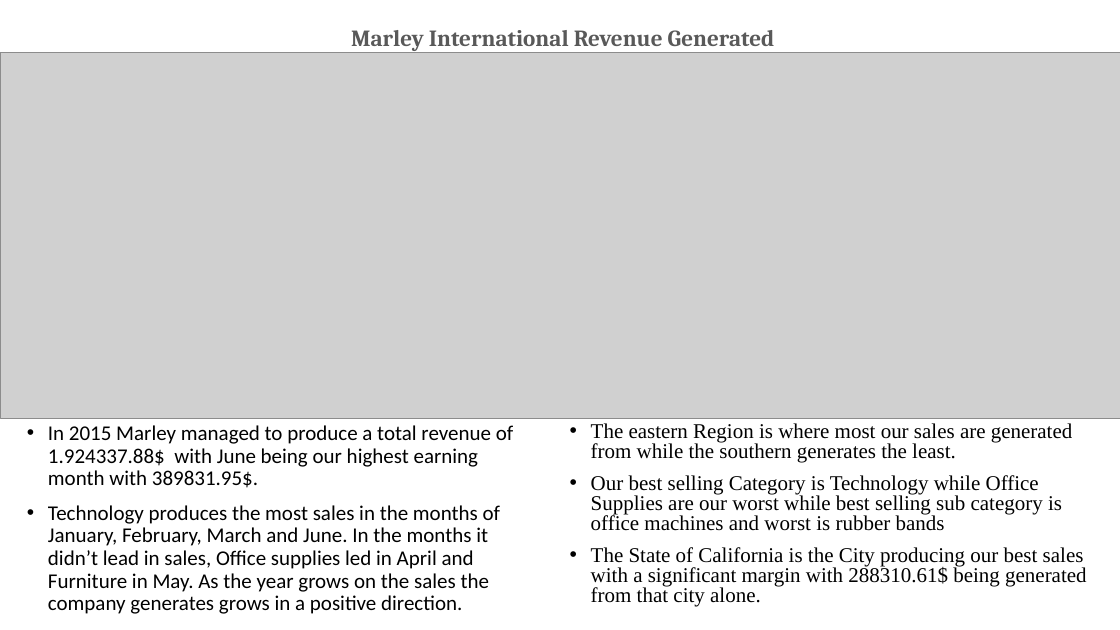
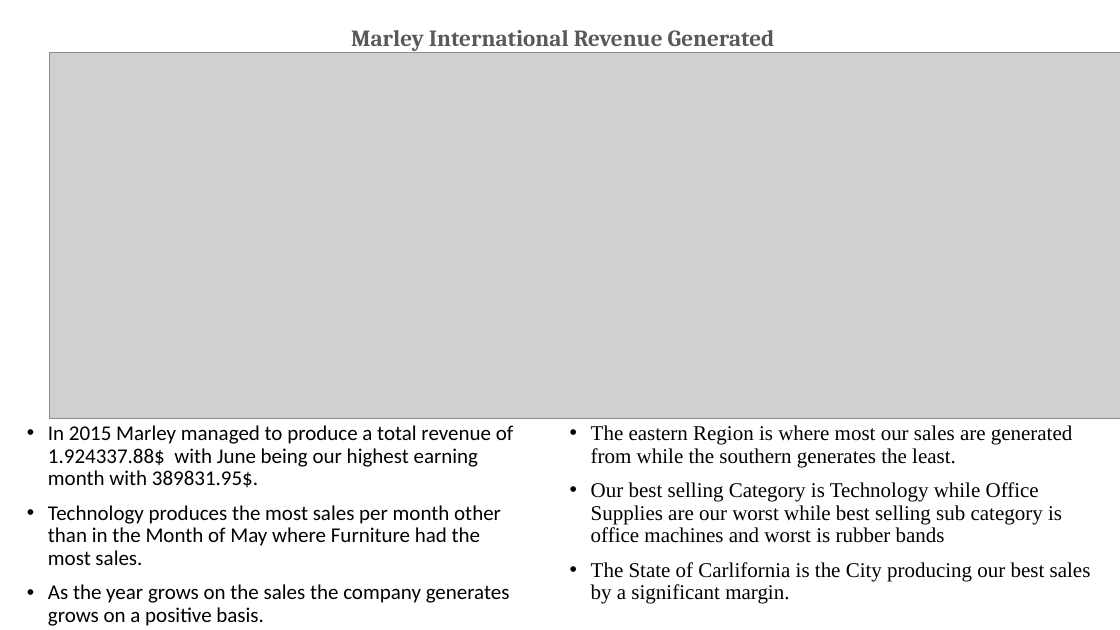
Before and after one commit to Alfgichaga/PowerBI-analytics, a slide deck: slide 2 of Marley international Sales Report 2015.pptx. Drawn at 1120x630 pixels with LibreOffice and Linux fonts; fonts in the diff are those of the drawing; grey boxes stand for pictures. Boxes give left, top, right and bottom in pixels: in the first picture for what was removed or moved away, otherwise in the second. Text is boxed around its words. In the diff, an @@ line names an element or a change of style, - is before the commit and + after.

Commit message:
update

```diff
--- a/Marley international Sales Report 2015.pptx
+++ b/Marley international Sales Report 2015.pptx
@@ picture: place and size @@
-picture at [0, 52, 1120, 418]
+picture at [50, 52, 1120, 418]
@@ text at [591, 425, 1073, 543]: line spacing 0.8 to 0.9 @@
@@ text at [48, 505, 510, 626]: text changed @@
-• Technology produces the most sales in the months of January, February, March and June. In the months it didn’t lead in sales, Office supplies led in April and Furniture in May. As the year grows on the sales the company generates grows in a positive direction.
+• Technology produces the most sales per month other than in the Month of May where Furniture had the most sales.
+• As the year grows on the sales the company generates grows on a positive basis.
@@ text at [591, 562, 1091, 604]: text changed @@
-• The State of California is the City producing our best sales with a significant margin with 288310.61$ being generated from that city alone.
+• The State of Carlifornia is the City producing our best sales by a significant margin.
```
Also in this commit, not shown: 3 other slides changed.
